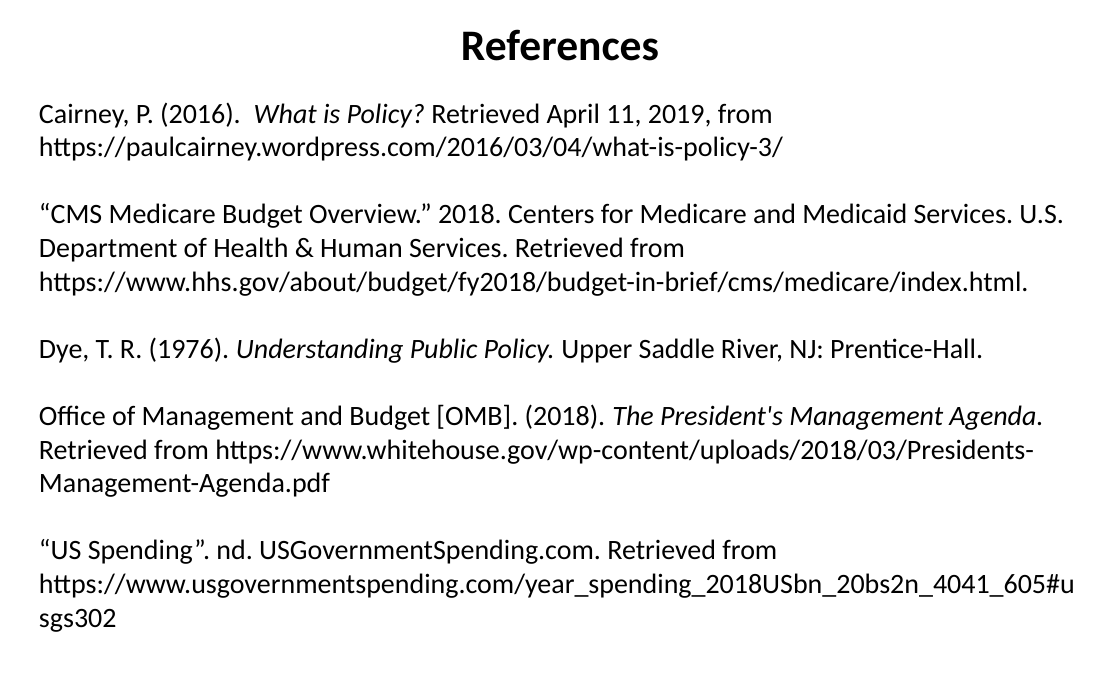
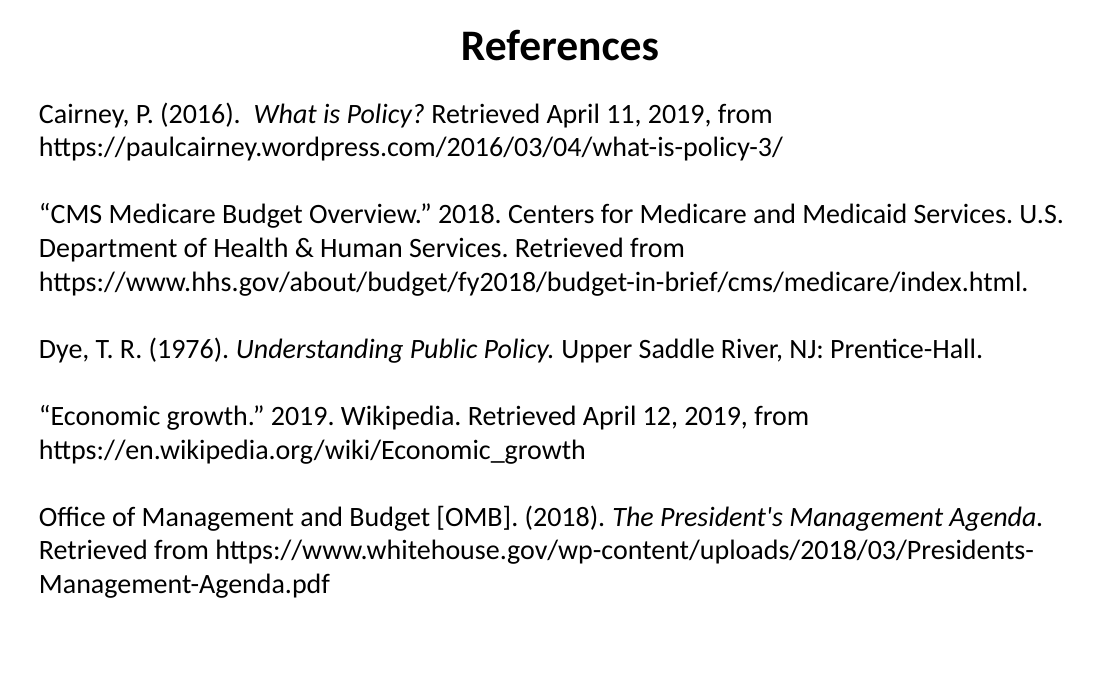
Before and after one commit to SLU-Courses-Townes/SOC5600, a slide deck: slide 34 of FinalProject/Presentation/Townes_SOC5600_FinalProject_Presentation.pptx (slide 32 before the commit). Drawn at 1120x700 pixels with LibreOffice and Linux fonts; fonts in the diff are those of the drawing. Boxes give left, top, right and bottom in pixels: in the first picture for what was removed or moved away, otherwise in the second. Text is boxed around its words. In the diff, an @@ line names an element or a change of style, - is before the commit and + after.

```diff
--- a/FinalProject/Presentation/Townes_SOC5600_FinalProject_Presentation.pptx
+++ b/FinalProject/Presentation/Townes_SOC5600_FinalProject_Presentation.pptx
@@ text at [39, 405, 809, 464]: paragraph added @@
+“Economic growth.” 2019. Wikipedia. Retrieved April 12, 2019, from https://en.wikipedia.org/wiki/Economic_growth
@@ text at [39, 539, 1075, 598]: paragraph removed @@
-“US Spending”. nd. USGovernmentSpending.com. Retrieved from https://www.usgovernmentspending.com/year_spending_2018USbn_20bs2n_4041_605#usgs302
```
Also in this commit, not shown: 5 other slides changed, 5 slides added, 2 slides removed.
